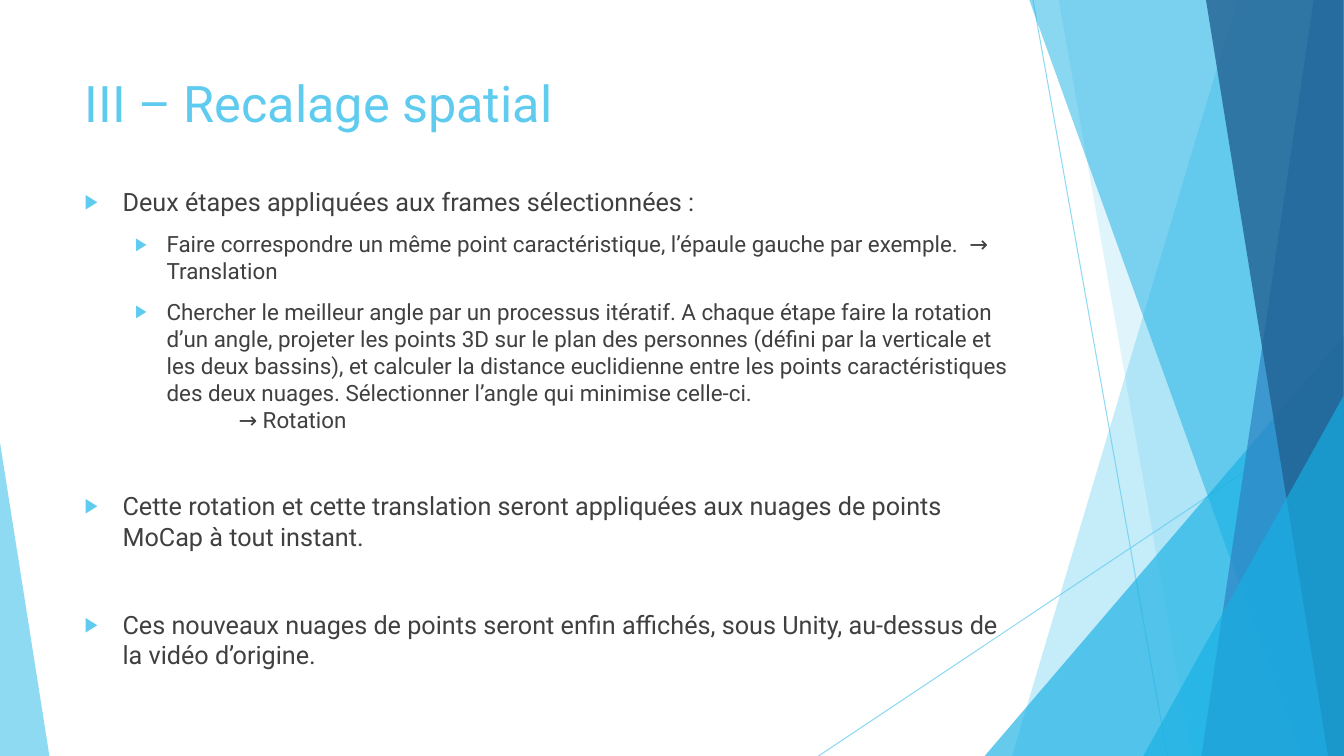
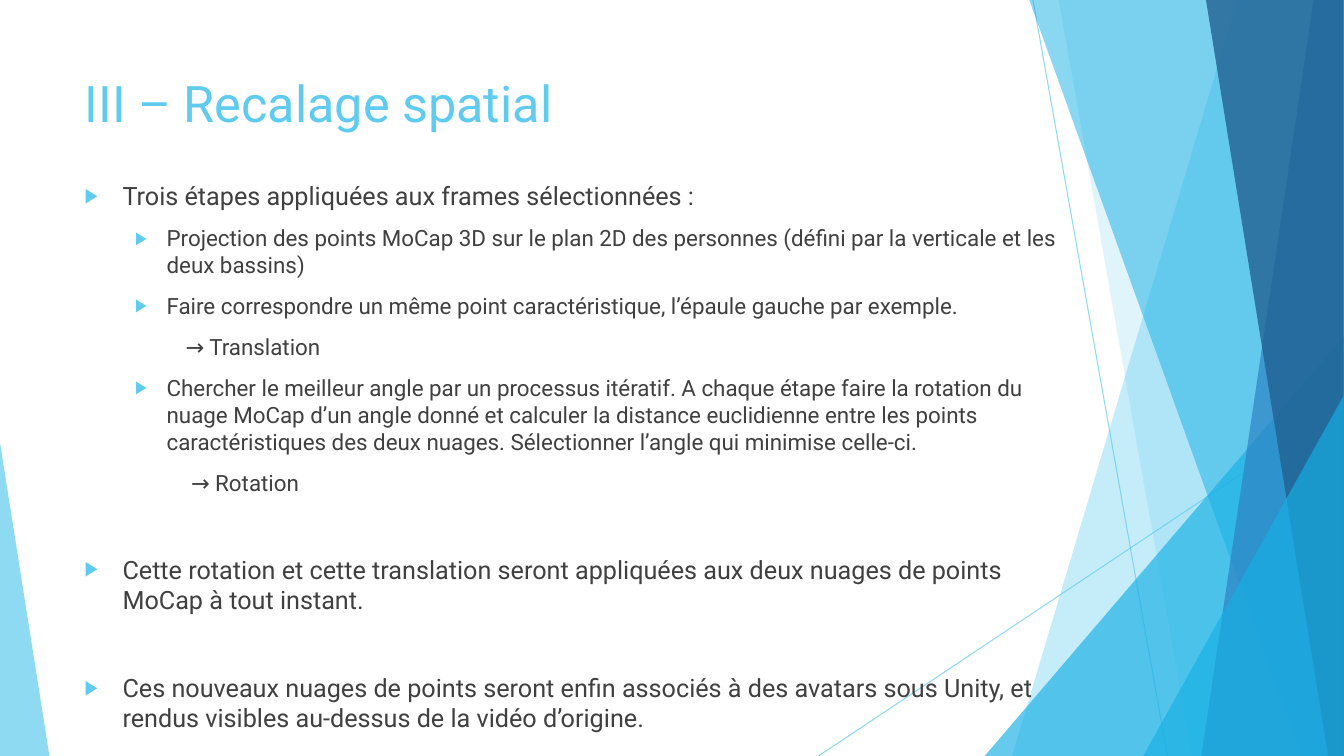
Before and after one commit to marc921/GesteIA, a slide deck: slide 9 of Présentation.pptx (slide 7 before the commit). Drawn at 1344x756 pixels with LibreOffice and Linux fonts; fonts in the diff are those of the drawing. Boxes give left, top, right and bottom in pixels: in the first picture for what was removed or moved away, otherwise in the second. Text is boxed around its words. In the diff, an @@ line names an element or a change of style, - is before the commit and + after.

Commit message:
Modify ppt

```diff
--- a/Présentation.pptx
+++ b/Présentation.pptx
@@ text at (123, 186, 1056, 733): text changed @@
-▶ Deux étapes appliquées aux frames sélectionnées :
-  ▶ Faire correspondre un même point caractéristique, l’épaule gauche par exemple. → Translation
-  ▶ Chercher le meilleur angle par un processus itératif. A chaque étape faire la rotation d’un angle, projeter les points 3D sur le plan des personnes (défini par la verticale et les deux bassins), et calculer la distance euclidienne entre les points caractéristiques des deux nuages. Sélectionner l’angle qui minimise celle-ci. → Rotation
-▶ Cette rotation et cette translation seront appliquées aux nuages de points MoCap à tout instant.
-▶ Ces nouveaux nuages de points seront enfin affichés, sous Unity, au-dessus de la vidéo d’origine.
+▶ Trois étapes appliquées aux frames sélectionnées :
+  ▶ Projection des points MoCap 3D sur le plan 2D des personnes (défini par la verticale et les deux bassins)
+  ▶ Faire correspondre un même point caractéristique, l’épaule gauche par exemple.
+  → Translation
+  ▶ Chercher le meilleur angle par un processus itératif. A chaque étape faire la rotation du nuage MoCap d’un angle donné et calculer la distance euclidienne entre les points caractéristiques des deux nuages. Sélectionner l’angle qui minimise celle-ci.
+  → Rotation
+▶ Cette rotation et cette translation seront appliquées aux deux nuages de points MoCap à tout instant.
+▶ Ces nouveaux nuages de points seront enfin associés à des avatars sous Unity, et rendus visibles au-dessus de la vidéo d’origine.
```
Also in this commit, not shown: 3 other slides changed, 2 slides added.
